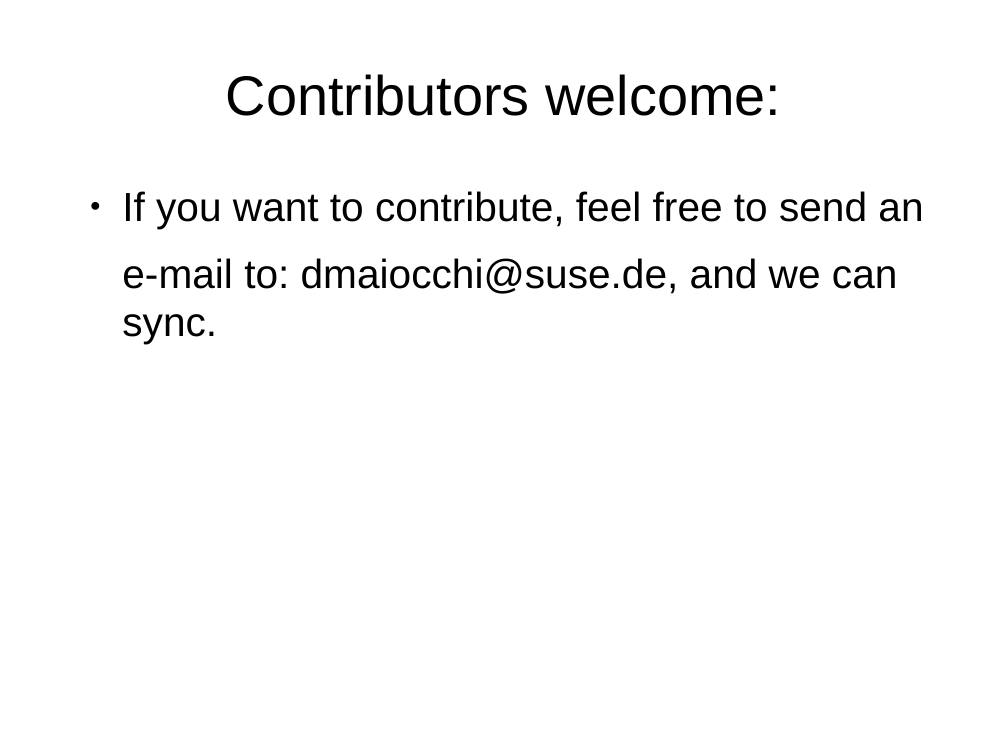
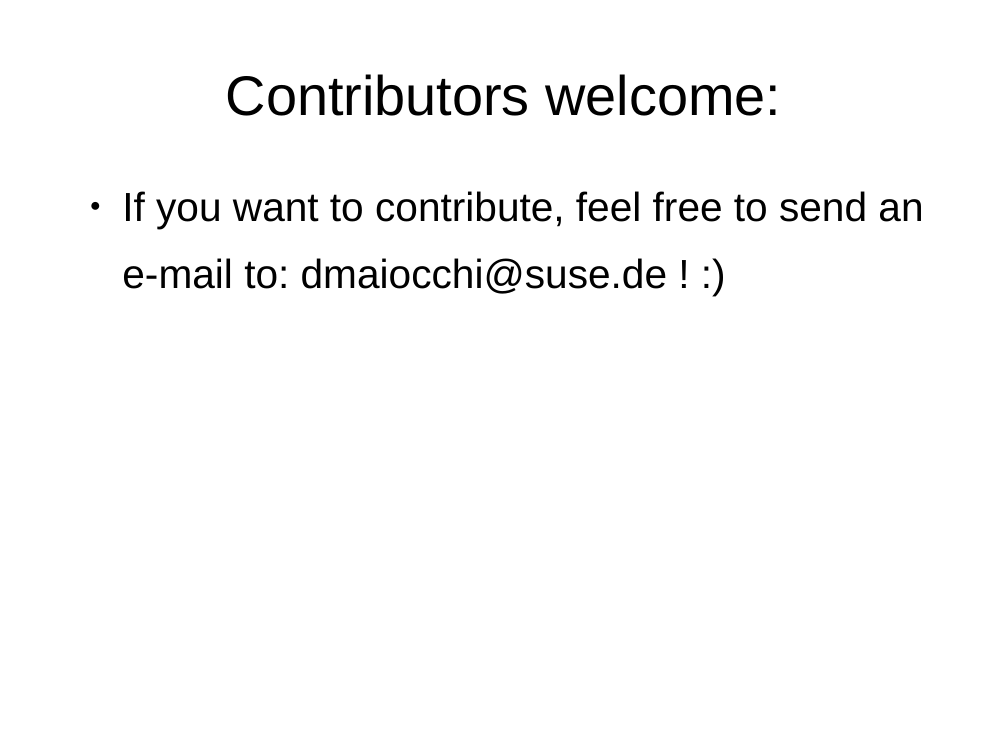
Before and after one commit to MalloZup/presentations, a slide deck: slide 6 of 2018/hackweek/elixir.odp (slide 7 before the commit). Drawn at 1008x756 pixels with LibreOffice and Linux fonts; fonts in the diff are those of the drawing. Boxes give left, top, right and bottom in pixels: in the first picture for what was removed or moved away, otherwise in the second. Text is boxed around its words. In the diff, an @@ line names an element or a change of style, - is before the commit and + after.

```diff
--- a/2018/hackweek/elixir.odp
+++ b/2018/hackweek/elixir.odp
@@ text at [122,258,667,294]: text changed @@
-e-mail to: dmaiocchi@suse.de, and we can sync.
+e-mail to: dmaiocchi@suse.de ! :)
```
Also in this commit, not shown: 3 other slides changed.
